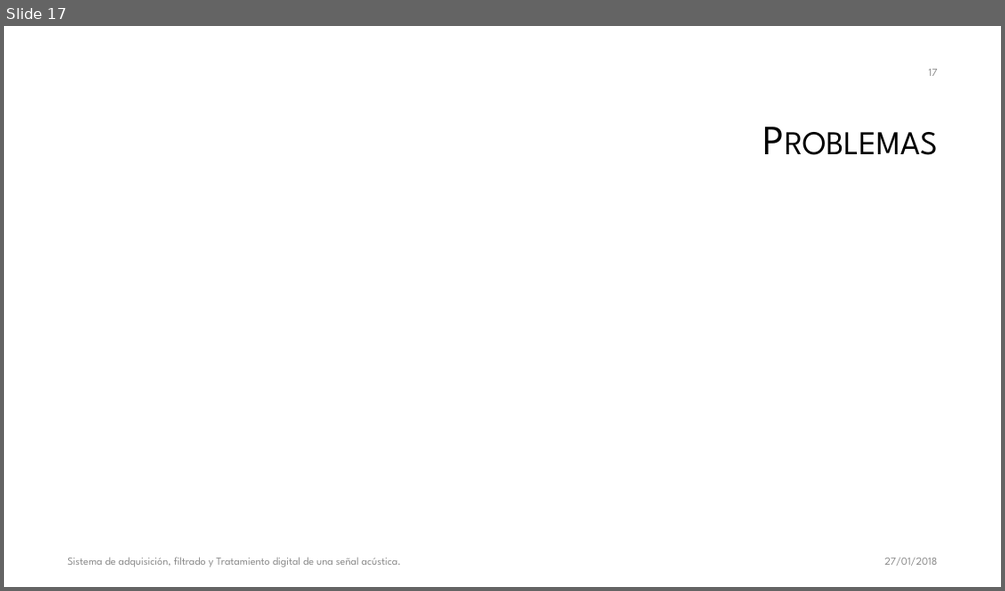
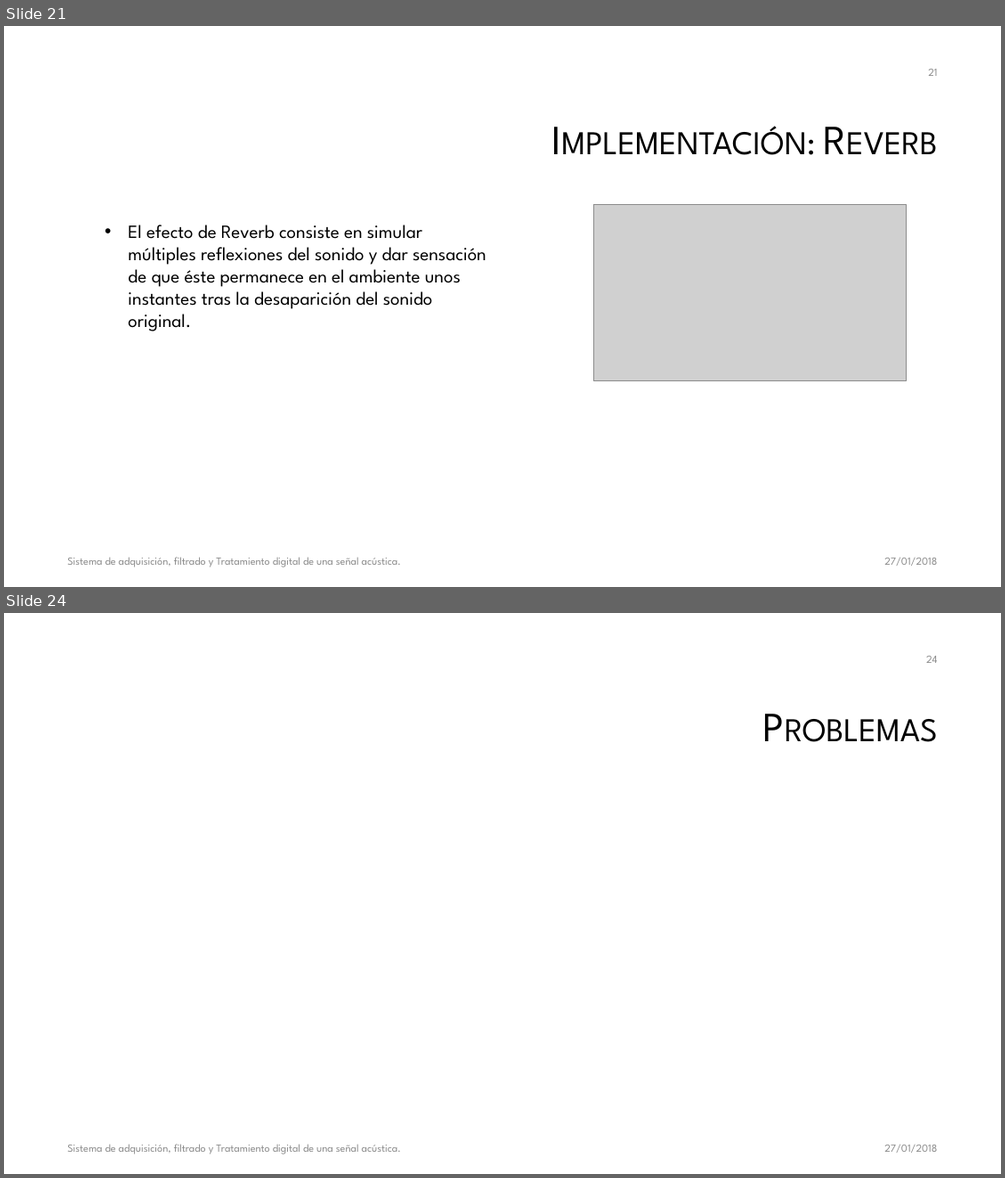
Before and after one commit to galledohm/Prueba1, a slide deck: Subsis/Presentación/Sistema de adquisición, filtrado y Tratamiento digital.pptx. Shown one above the other, each under a label of ours: slide 17 before the commit, slides 21 and 24 after it; the slides between them are not shown. The pictures are 1005x591 and 1005x1178 pixels, drawn with LibreOffice and Linux fonts; fonts in the diff are those of the drawing; grey boxes stand for pictures; background and template pictures are left out. Boxes give left, top, right and bottom in pixels: in the first picture for what was removed or moved away, otherwise in the second. Text is boxed around its words. In the diff, an @@ line names an element or a change of style, - is before the commit and + after.

Commit message:
Primera descripción de los efectos

```diff
--- a/Subsis/Presentación/Sistema de adquisición, filtrado y Tratamiento digital.pptx
+++ b/Subsis/Presentación/Sistema de adquisición, filtrado y Tratamiento digital.pptx
@@ slide 21 added at (4, 26, 1001, 587), background #FFFFFF @@
@@ page number added at (928, 69, 937, 76), 10.5 pt, text #8C8C8C @@
+21
@@ title added at (212, 89, 945, 194), 40 pt, text #000000, small capitals @@
+Implementación: Reverb
@@ picture added at (594, 204, 906, 380) @@
@@ text added at (128, 224, 486, 331), 18 pt, text #000000 @@
+  • El efecto de Reverb consiste en simular múltiples reflexiones del sonido y dar sensación de que éste permanece en el ambiente unos instantes tras la desaparición del sonido original.
@@ text added at (67, 556, 401, 567), 10.5 pt, text #8C8C8C @@
+Sistema de adquisición, filtrado y Tratamiento digital de una señal acústica.
@@ text added at (884, 557, 937, 565), 10.5 pt, text #8C8C8C @@
+27/01/2018
@@ what was slide 17 is now slide 24 @@
@@ page number at (926, 656, 938, 663): text changed @@
-17
+24
```
Also in this commit, not shown: 4 slides changed, 6 other slides added.
